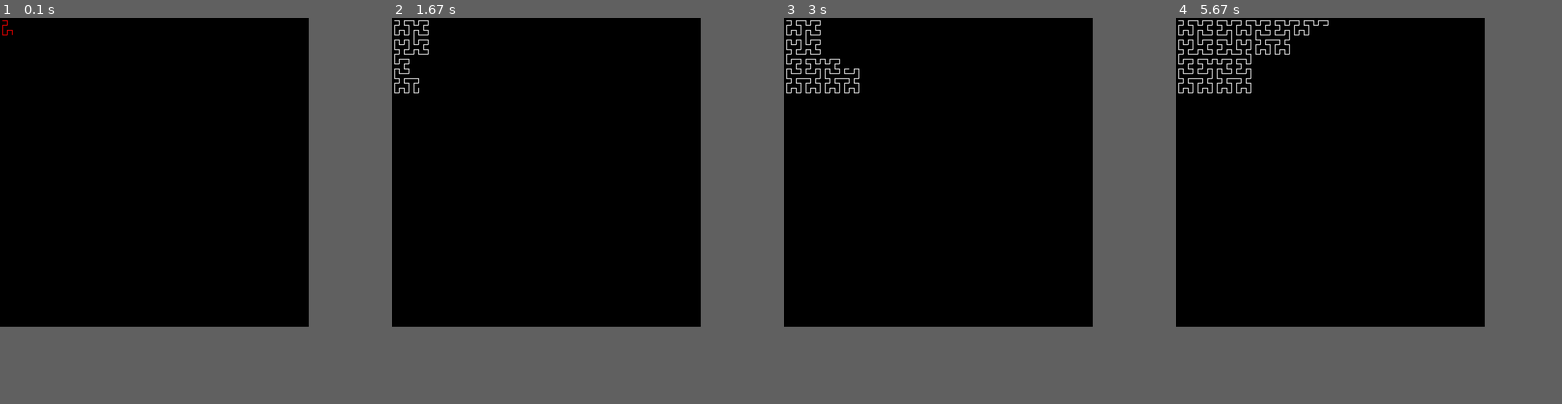
Above: before the commit, frames 1-4 (left to right).
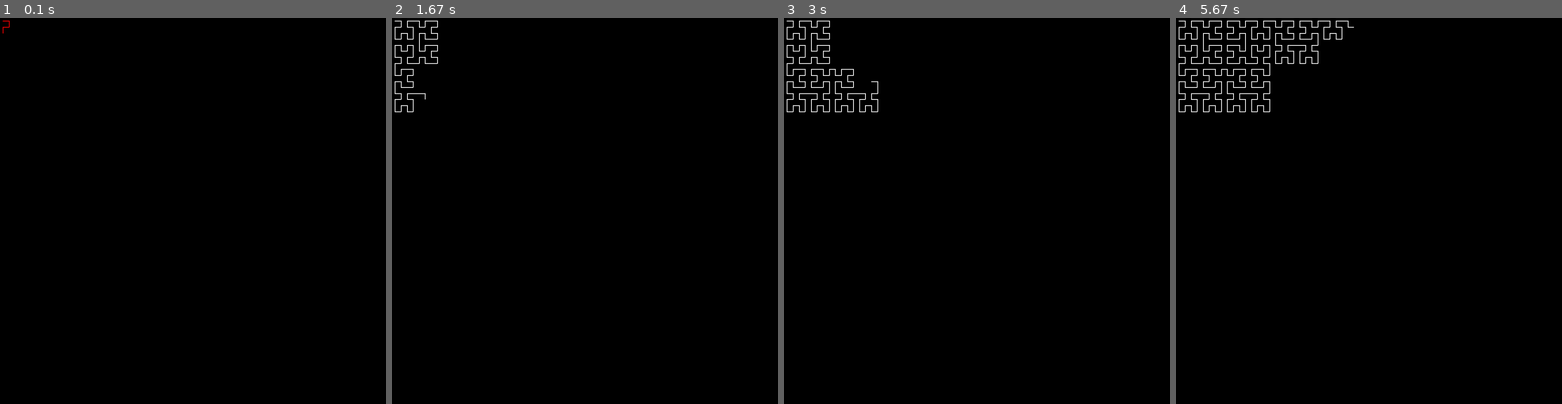
Above: after the commit, the same moments.

Repository: Josephbakulikira/Hilbert-Curve-space-filling-with-pygame
Game: pygame game, started from main.py
Same seed, same stepped clock (60 frames per second), same inputs: the game is played once before the commit and once after it.
Inputs:
- Up to frame 1 (0.1 s): no input
- Up to frame 2 (1.67 s): tap Space at 0.33 s
- Up to frame 3 (3 s): no input
- Up to frame 4 (5.67 s): no input
The window is 720x720 before the commit and 900x900 after it. Grey fills any space a smaller window leaves; there, only what the larger window draws over its background counts as a difference.

The runs differ from the first frame. In frame 1, less than 0.1% of the frame differs, in the area x 0-4%, y 0-5%; in frame 2, 0.7%; in frame 3, 1.3%; in frame 4, 2.4%, in the area x 0-47%, y 0-25%.

Commit message:
add caption and refactor code

Diff:
--- a/main.py
+++ b/main.py
@@ -2,7 +2,7 @@
 from utils import *
 from math import pow
 
-Width, Height = 800, 800
+Width, Height = 1000, 1000
 Resolution = (Width, Height)
 
 pygame.init()
@@ -18,7 +18,7 @@
 n = int(pow(2, s))
 t = n * n
 
-lineThickness= 2
+lineThickness = 2
 
 Hilbert = [None for i in range(t)]
 
@@ -27,12 +27,19 @@
     Hilbert[i] = GetPoint(i, length, s, True)
 
 
+toggle_color = False
+
+# set timer to the t (timer = t) if you want
+# to draw the whole fractal without animation
+timer = 1
 increment_speed = 1
-toggle_color = False
-timer = 1
+
 run = True
 while run:
     window.fill(Black)
+    clock.tick(fps)
+    frame_rate = int(clock.get_fps())
+    pygame.display.set_caption("Hilbert Curve - FPS : {}".format(frame_rate))
 
     # Handle Events
     for event in pygame.event.get():
